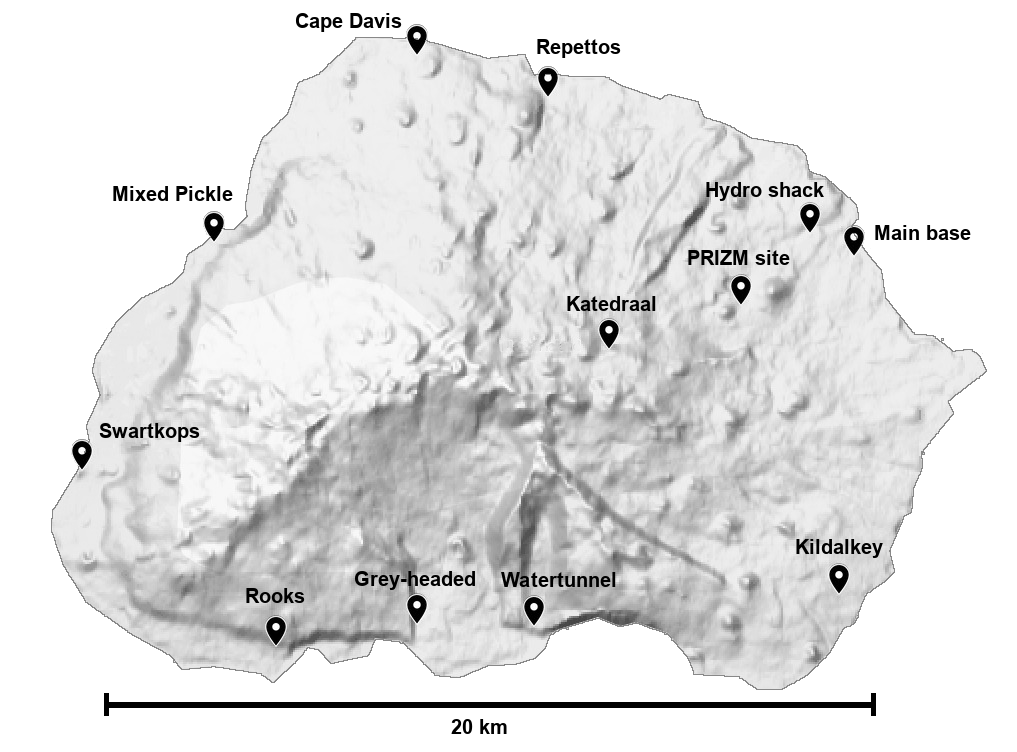
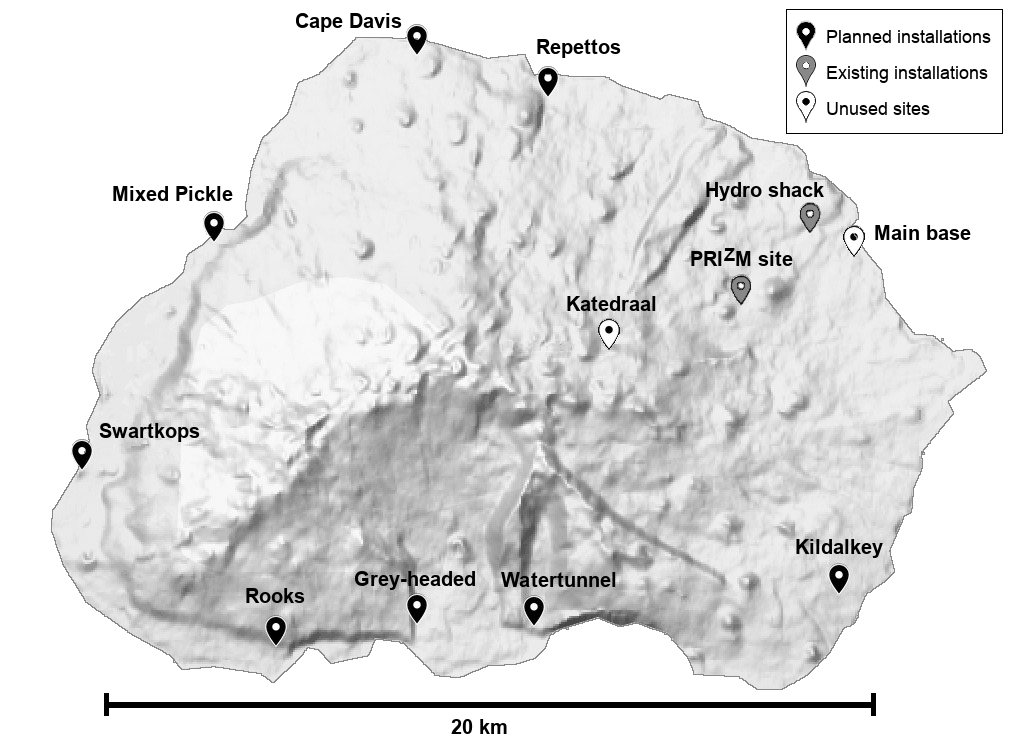
Layers edited between the first and the second 1017 × 752 image:
renamed "PRIZM site" to "Z ...", painted on it over [688, 248, 793, 266]
added layer "Planned installations ..." above "island outline, scale, legend" over [827, 29, 991, 115]
renamed "island outline + scale" to "island outline, scale, legend", painted on it over [598, 9, 1003, 351]
added layer "marion map alt markers" above "marion_map_annotated.jpg copy" over [598, 9, 1003, 351]
